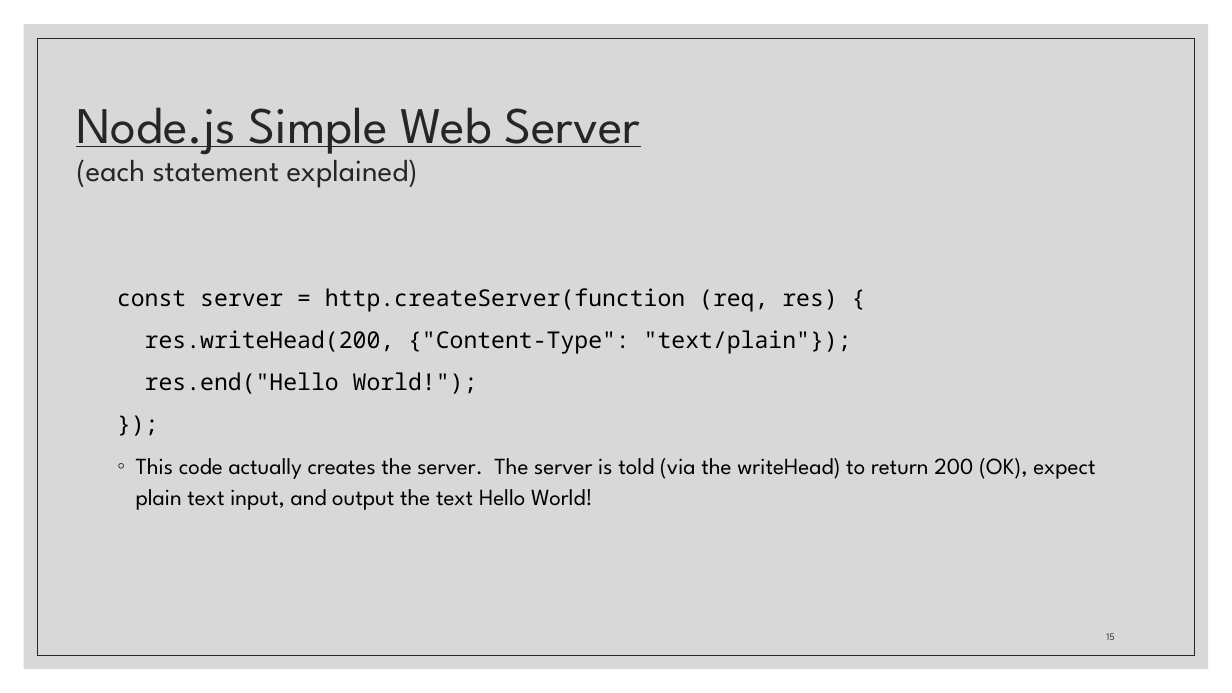
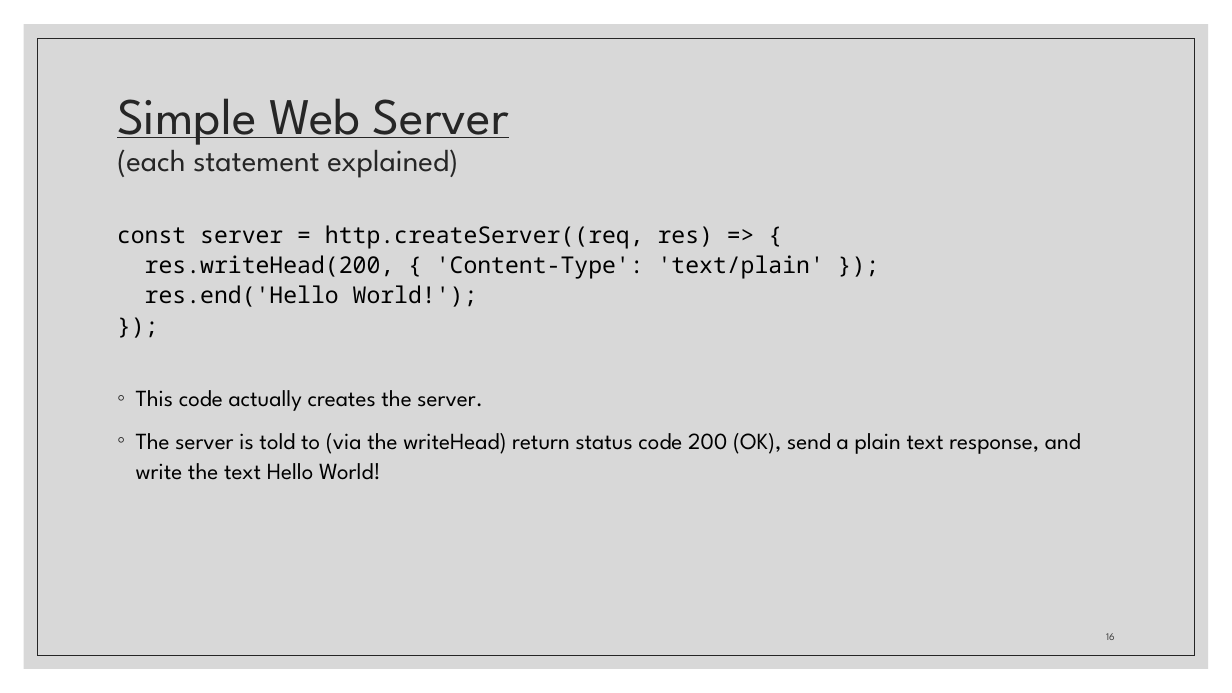
Before and after one commit to zackstotts/base-node-curriculum, a slide deck: slide 16 of unit_01/slides/Unit01-PartI.pptx (slide 15 before the commit). Drawn at 1232x693 pixels with LibreOffice and Linux fonts; fonts in the diff are those of the drawing. Boxes give left, top, right and bottom in pixels: in the first picture for what was removed or moved away, otherwise in the second. Text is boxed around its words. In the diff, an @@ line names an element or a change of style, - is before the commit and + after.

```diff
--- a/unit_01/slides/Unit01-PartI.pptx
+++ b/unit_01/slides/Unit01-PartI.pptx
@@ title at (117, 98, 509, 178): text changed @@
-Node.js Simple Web Server
-(each statement explained)
+Simple Web Server
+(each statement explained)
@@ text "const server = http.createServer((req, res) ...": place and size @@
-text "const server = http.createServer((req, res) ..." at (117, 288, 1095, 510)
+text "const server = http.createServer((req, res) ..." at (117, 225, 1081, 480)
@@ text "const server = http.createServer((req, res) ..." at (117, 225, 1081, 480): less space between paragraphs @@
@@ text at (117, 225, 824, 307): text changed @@
-const server = http.createServer(function (req, res) {
-res.writeHead(200, {"Content-Type": "text/plain"});
-res.end("Hello World!");
+const server = http.createServer((req, res) => {
+res.writeHead(200, { 'Content-Type': 'text/plain' });
+res.end('Hello World!');
@@ text at (136, 390, 1081, 480): text changed @@
-◦ This code actually creates the server. The server is told (via the writeHead) to return 200 (OK), expect plain text input, and output the text Hello World!
+◦ This code actually creates the server.
+◦ The server is told to (via the writeHead) return status code 200 (OK), send a plain text response, and write the text Hello World!
```
Also in this commit, not shown: 15 other slides changed, 6 slides added, 3 slides removed.
